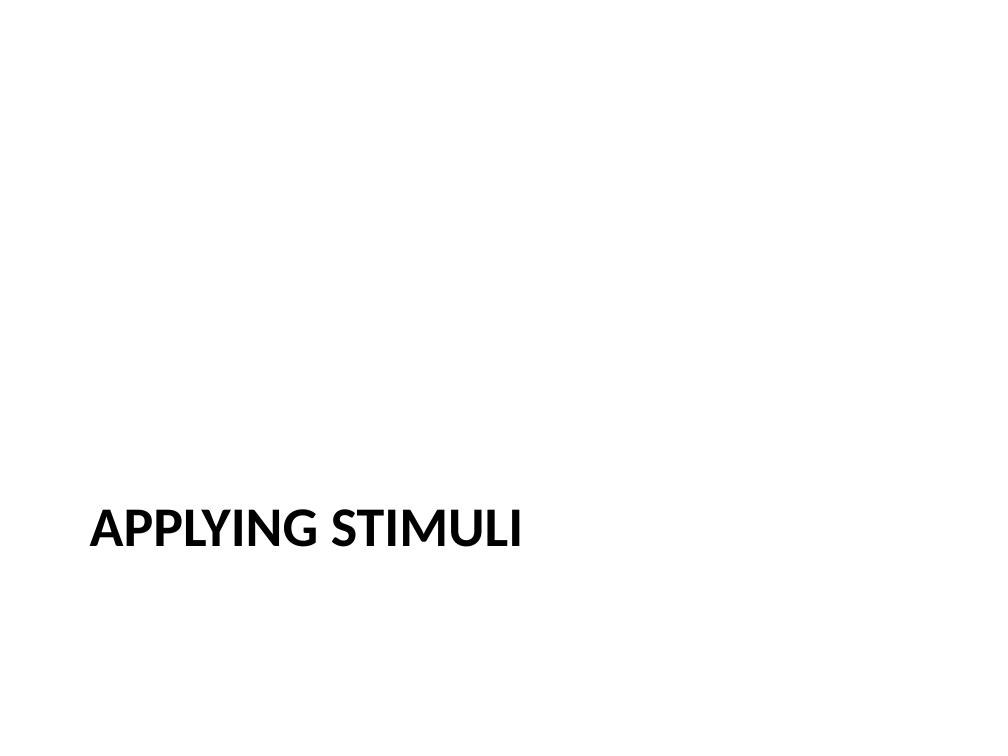
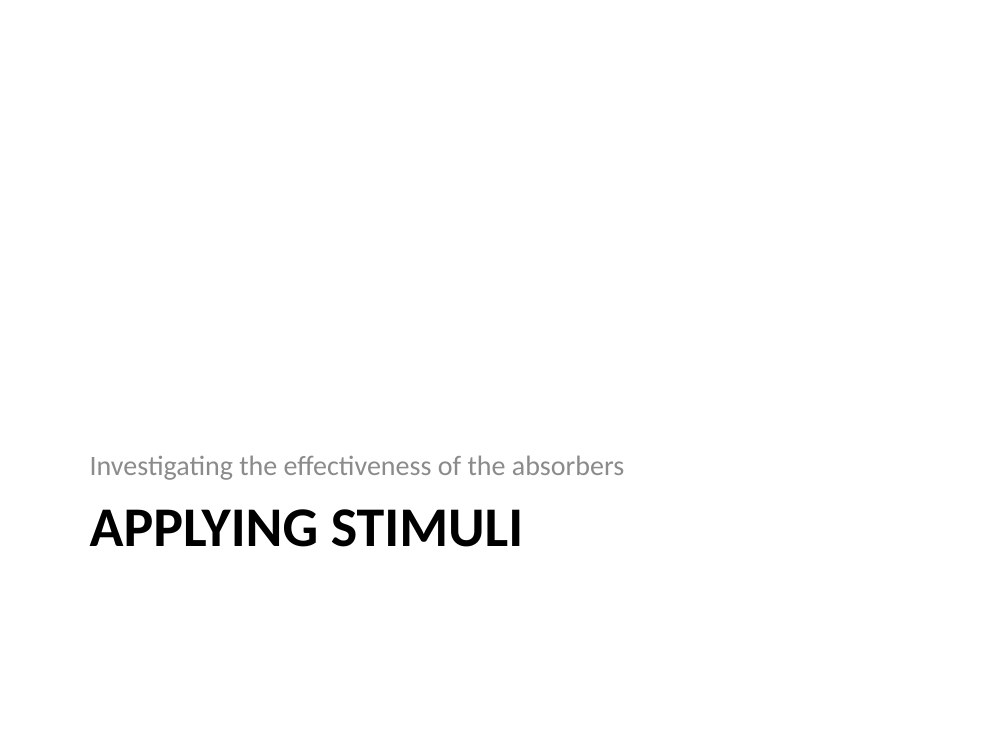
Before and after one commit to eric-wieser/cued-icw, a slide deck: slide 20 of powerpoint.pptx (slide 19 before the commit). Drawn at 1008x756 pixels with LibreOffice and Linux fonts; fonts in the diff are those of the drawing. Boxes give left, top, right and bottom in pixels: in the first picture for what was removed or moved away, otherwise in the second. Text is boxed around its words. In the diff, an @@ line names an element or a change of style, - is before the commit and + after.

```diff
--- a/powerpoint.pptx
+++ b/powerpoint.pptx
@@ text added at (90, 455, 625, 480), 20 pt, text #8C8C8C @@
+Investigating the effectiveness of the absorbers
```
Also in this commit, not shown: 9 other slides changed, 2 slides added, 1 slide removed.
